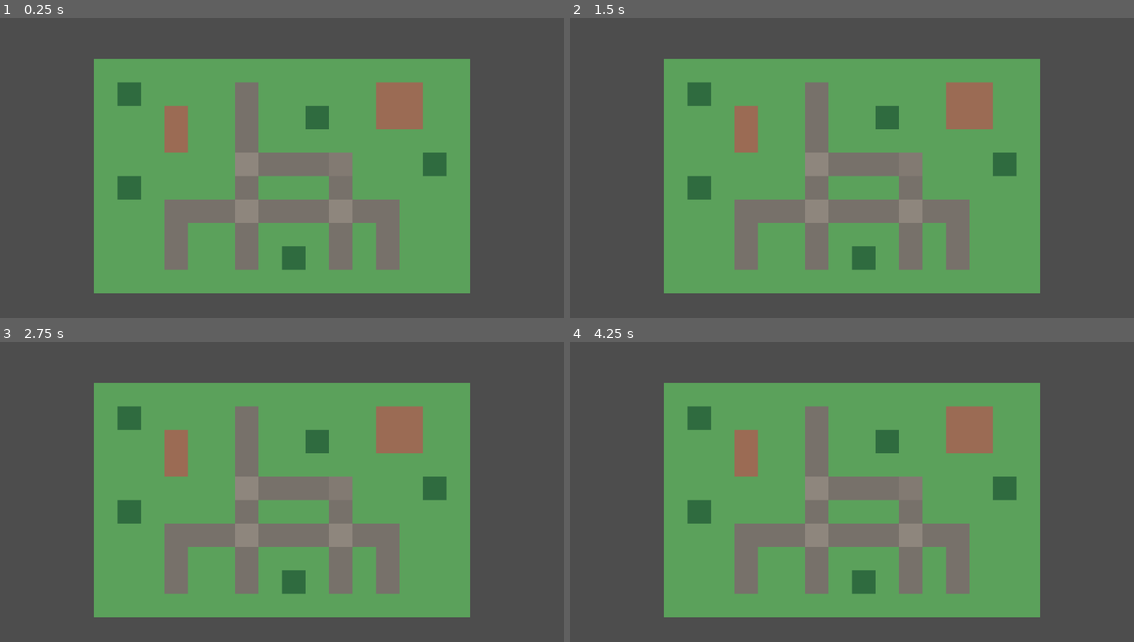
Above: before the commit, frames 1-4 (two rows, left to right).
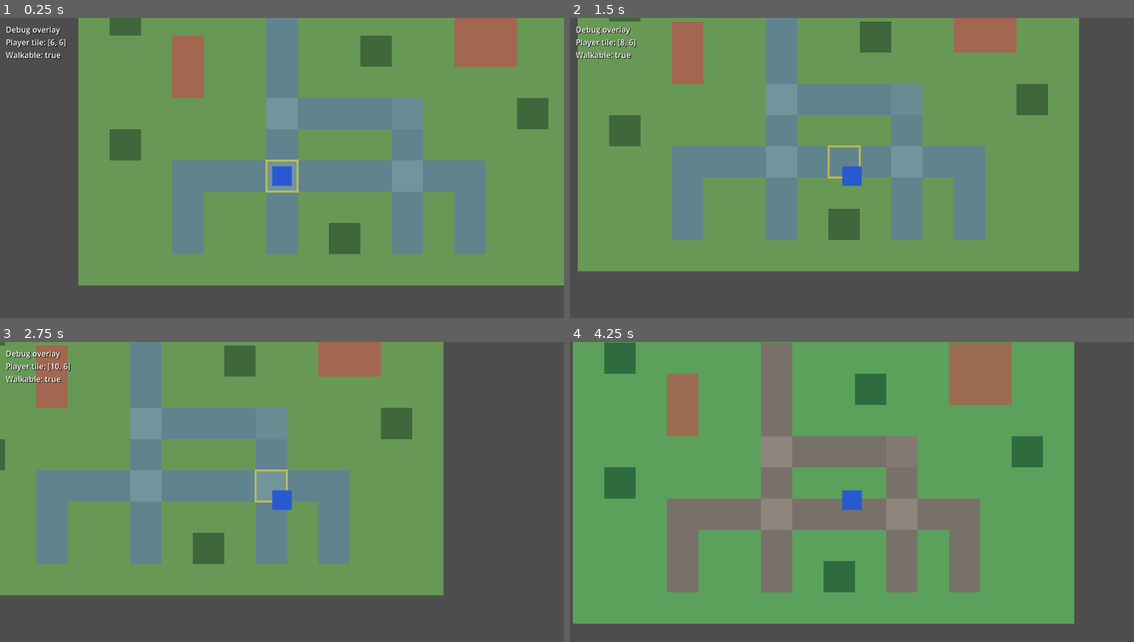
Above: after the commit, the same moments.

Repository: adunato/town-sim-godot
Game: Godot game, scene res://scenes/Main.tscn
Two runs of this game, one before a commit and one after it. Both use one fixed random seed, a clock stepped at 60 frames per second and the inputs below.
Inputs:
- Up to frame 1 (0.25 s): no input
- Up to frame 2 (1.5 s): tap Enter at 0.5 s; hold D (move_right, bound only after the commit) 0.53-1.28 s; hold S (move_down, bound only after the commit) from 1.28 s (still down)
- Up to frame 3 (2.75 s): tap Space at 2 s; release S (move_down, bound only after the commit) at 2.03 s; hold D (move_right, bound only after the commit) from 2.03 s (still down)
- Up to frame 4 (4.25 s): release D (move_right, bound only after the commit) at 2.78 s; hold W (move_up, bound only after the commit) 2.78-3.53 s; tap Enter at 3.5 s; hold A (move_left, bound only after the commit) from 3.53 s (still down); tap F3 (toggle_debug_overlay, bound only after the commit) at 4.15 s

The runs differ from the first frame. In frame 1, 53% of the frame differs, in the area x 1-100%, y 0-92%; in frame 2, 57%, in the area x 1-91%, y 0-92%; in frame 3, 52%; in frame 4, 53%.

Commit message:
feat: implement CR002 player movement and debug overlay

Diff:
--- a/project.godot
+++ b/project.godot
@@ -15,6 +15,34 @@
 config/features=PackedStringArray("4.6", "Forward Plus")
 config/icon="res://icon.svg"
 
+[input]
+
+move_up={
+"deadzone": 0.5,
+"events": [Object(InputEventKey,"resource_local_to_scene":false,"resource_name":"","device":-1,"window_id":0,"alt_pressed":false,"shift_pressed":false,"ctrl_pressed":false,"meta_pressed":false,"pressed":false,"keycode":87,"physical_keycode":0,"key_label":0,"unicode":0,"location":0,"echo":false,"script":null)
+]
+}
+move_down={
+"deadzone": 0.5,
+"events": [Object(InputEventKey,"resource_local_to_scene":false,"resource_name":"","device":-1,"window_id":0,"alt_pressed":false,"shift_pressed":false,"ctrl_pressed":false,"meta_pressed":false,"pressed":false,"keycode":83,"physical_keycode":0,"key_label":0,"unicode":0,"location":0,"echo":false,"script":null)
+]
+}
+move_left={
+"deadzone": 0.5,
+"events": [Object(InputEventKey,"resource_local_to_scene":false,"resource_name":"","device":-1,"window_id":0,"alt_pressed":false,"shift_pressed":false,"ctrl_pressed":false,"meta_pressed":false,"pressed":false,"keycode":65,"physical_keycode":0,"key_label":0,"unicode":0,"location":0,"echo":false,"script":null)
+]
+}
+move_right={
+"deadzone": 0.5,
+"events": [Object(InputEventKey,"resource_local_to_scene":false,"resource_name":"","device":-1,"window_id":0,"alt_pressed":false,"shift_pressed":false,"ctrl_pressed":false,"meta_pressed":false,"pressed":false,"keycode":68,"physical_keycode":0,"key_label":0,"unicode":0,"location":0,"echo":false,"script":null)
+]
+}
+toggle_debug_overlay={
+"deadzone": 0.5,
+"events": [Object(InputEventKey,"resource_local_to_scene":false,"resource_name":"","device":-1,"window_id":0,"alt_pressed":false,"shift_pressed":false,"ctrl_pressed":false,"meta_pressed":false,"pressed":false,"keycode":4194334,"physical_keycode":0,"key_label":0,"unicode":0,"location":0,"echo":false,"script":null)
+]
+}
+
 [physics]
 
 3d/physics_engine="Jolt Physics"
--- a/scenes/Main.tscn
+++ b/scenes/Main.tscn
@@ -1,11 +1,17 @@
-[gd_scene load_steps=2 format=3]
+[gd_scene load_steps=4 format=3]
 
 [ext_resource type="Script" path="res://scripts/map_loader.gd" id="1_map_loader"]
+[ext_resource type="Script" path="res://scripts/main.gd" id="1_main"]
+[ext_resource type="Script" path="res://scripts/debug_overlay.gd" id="2_debug_overlay"]
 
 [node name="Main" type="Node2D"]
+script = ExtResource("1_main")
 
 [node name="MapLoader" type="Node2D" parent="."]
 script = ExtResource("1_map_loader")
+
+[node name="DebugOverlay" type="Node2D" parent="."]
+script = ExtResource("2_debug_overlay")
 
 [node name="Camera2D" type="Camera2D" parent="."]
 position = Vector2(256, 160)
--- a/scenes/Player.tscn
+++ b/scenes/Player.tscn
@@ -1,9 +1,12 @@
-[gd_scene load_steps=2 format=3]
+[gd_scene load_steps=3 format=3]
+
+[ext_resource type="Script" path="res://scripts/player_controller.gd" id="1_player_controller"]
 
 [sub_resource type="RectangleShape2D" id="RectangleShape2D_player"]
 size = Vector2(20, 20)
 
 [node name="Player" type="CharacterBody2D"]
+script = ExtResource("1_player_controller")
 
 [node name="Body" type="Polygon2D" parent="."]
 color = Color(0.16, 0.35, 0.82, 1)
@@ -11,3 +14,7 @@
 
 [node name="CollisionShape2D" type="CollisionShape2D" parent="."]
 shape = SubResource("RectangleShape2D_player")
+
+[node name="Camera2D" type="Camera2D" parent="."]
+zoom = Vector2(2, 2)
+enabled = true
--- /dev/null
+++ b/scripts/debug_overlay.gd
@@ -0,0 +1,78 @@
+extends Node2D
+
+@export var walkable_color := Color(0.1, 0.75, 1.0, 0.24)
+@export var blocked_color := Color(1.0, 0.16, 0.12, 0.08)
+@export var current_tile_color := Color(1.0, 0.9, 0.15, 0.55)
+
+var map_loader: Node
+var player: CharacterBody2D
+var is_visible := true
+var canvas_layer: CanvasLayer
+var status_label: Label
+
+
+func _ready() -> void:
+	canvas_layer = CanvasLayer.new()
+	add_child(canvas_layer)
+	status_label = Label.new()
+	status_label.position = Vector2(12, 12)
+	status_label.add_theme_color_override("font_color", Color.WHITE)
+	status_label.add_theme_color_override("font_shadow_color", Color.BLACK)
+	status_label.add_theme_constant_override("shadow_offset_x", 1)
+	status_label.add_theme_constant_override("shadow_offset_y", 1)
+	canvas_layer.add_child(status_label)
+
+
+func setup(loader: Node, player_node: CharacterBody2D) -> void:
+	map_loader = loader
+	player = player_node
+	queue_redraw()
+
+
+func _process(_delta: float) -> void:
+	if Input.is_action_just_pressed("toggle_debug_overlay"):
+		is_visible = not is_visible
+		visible = is_visible
+		canvas_layer.visible = is_visible
+	if is_visible:
+		_update_status()
+		queue_redraw()
+
+
+func _draw() -> void:
+	if map_loader == null or not map_loader.is_loaded:
+		return
+
+	var map_size: Vector2i = map_loader.get_map_size()
+	var tile_size: int = map_loader.get_tile_size()
+	for y in range(map_size.y):
+		for x in range(map_size.x):
+			var tile := Vector2i(x, y)
+			var tile_color := walkable_color if map_loader.is_tile_walkable(tile) else blocked_color
+			var top_left: Vector2 = map_loader.tile_to_world(tile) - Vector2(tile_size / 2.0, tile_size / 2.0)
+			draw_rect(Rect2(to_local(top_left), Vector2(tile_size, tile_size)), tile_color, true)
+
+	if player != null:
+		var current_tile: Vector2i = map_loader.world_to_tile(player.global_position)
+		var current_top_left: Vector2 = map_loader.tile_to_world(current_tile) - Vector2(tile_size / 2.0, tile_size / 2.0)
+		draw_rect(Rect2(to_local(current_top_left), Vector2(tile_size, tile_size)), current_tile_color, false, 2.0)
+
+
+func _update_status() -> void:
+	if status_label == null:
+		return
+	if map_loader == null or not map_loader.is_loaded or player == null:
+		status_label.text = "Debug: waiting for map"
+		return
+
+	var tile: Vector2i = map_loader.world_to_tile(player.global_position)
+	var walkable: bool = map_loader.is_tile_walkable(tile)
+	var warnings: Array[String] = map_loader.get_validation_warnings()
+	var lines: Array[String] = [
+		"Debug overlay",
+		"Player tile: [%d, %d]" % [tile.x, tile.y],
+		"Walkable: %s" % str(walkable)
+	]
+	for warning in warnings:
+		lines.append("Warning: %s" % warning)
+	status_label.text = "\n".join(lines)
--- /dev/null
+++ b/scripts/main.gd
@@ -0,0 +1,24 @@
+extends Node2D
+
+const PlayerScene := preload("res://scenes/Player.tscn")
+
+@onready var map_loader: Node = $MapLoader
+@onready var debug_overlay: Node2D = $DebugOverlay
+
+var player
+
+
+func _ready() -> void:
+	if map_loader.is_loaded:
+		_spawn_player()
+	else:
+		map_loader.map_loaded.connect(_spawn_player, CONNECT_ONE_SHOT)
+
+
+func _spawn_player() -> void:
+	player = PlayerScene.instantiate()
+	player.name = "Player"
+	add_child(player)
+	player.global_position = map_loader.get_player_spawn_world()
+	player.setup(map_loader)
+	debug_overlay.setup(map_loader, player)
--- a/scripts/map_loader.gd
+++ b/scripts/map_loader.gd
@@ -10,8 +10,12 @@
 var map_data: Dictionary = {}
 var tileset_catalogue: Dictionary = {}
 var walkability_grid: Array = []
+var validation_warnings: Array[String] = []
+var is_loaded := false
 
 @onready var tiles_root := Node2D.new()
+
+signal map_loaded
 
 
 func _ready() -> void:
@@ -22,6 +26,8 @@
 
 func load_map() -> void:
 	_clear_tiles()
+	is_loaded = false
+	validation_warnings.clear()
 	tileset_catalogue = _load_json_dictionary(tileset_catalogue_path)
 	map_data = _load_json_dictionary(map_path)
 	if tileset_catalogue.is_empty() or map_data.is_empty():
@@ -30,6 +36,7 @@
 	var errors := MapValidator.validate_catalogue(tileset_catalogue)
 	errors.append_array(MapValidator.validate_map(map_data, tileset_catalogue))
 	if not errors.is_empty():
+		validation_warnings.assign(errors)
 		for error in errors:
 			push_error(error)
 		return
@@ -37,6 +44,8 @@
 	tile_size = int(tileset_catalogue["tile_size"])
 	_build_walkability_grid()
 	_render_fallback_map()
+	is_loaded = true
+	map_loaded.emit()
 
 
 func is_tile_walkable(tile_pos: Vector2i) -> bool:
@@ -57,8 +66,23 @@
 
 
 func get_player_spawn_world() -> Vector2:
-	var spawn := Vector2i(int(map_data["player_spawn"][0]), int(map_data["player_spawn"][1]))
-	return tile_to_world(spawn)
+	return tile_to_world(get_player_spawn_tile())
+
+
+func get_player_spawn_tile() -> Vector2i:
+	return Vector2i(int(map_data["player_spawn"][0]), int(map_data["player_spawn"][1]))
+
+
+func get_map_size() -> Vector2i:
+	return Vector2i(int(map_data.get("width", 0)), int(map_data.get("height", 0)))
+
+
+func get_tile_size() -> int:
+	return tile_size
+
+
+func get_validation_warnings() -> Array[String]:
+	return validation_warnings.duplicate()
 
 
 func _load_json_dictionary(path: String) -> Dictionary:
--- /dev/null
+++ b/scripts/player_controller.gd
@@ -0,0 +1,48 @@
+extends CharacterBody2D
+
+@export var speed := 96.0
+
+var map_loader: Node
+var last_move_direction := Vector2.DOWN
+
+
+func _ready() -> void:
+	$Camera2D.make_current()
+
+
+func setup(loader: Node) -> void:
+	map_loader = loader
+
+
+func _physics_process(delta: float) -> void:
+	if map_loader == null or not map_loader.is_loaded:
+		return
+
+	var direction := _get_input_direction()
+	if direction == Vector2.ZERO:
+		velocity = Vector2.ZERO
+		return
+
+	last_move_direction = direction
+	var proposed_position := global_position + direction * speed * delta
+	var proposed_tile: Vector2i = map_loader.world_to_tile(proposed_position)
+	if map_loader.is_tile_walkable(proposed_tile):
+		global_position = proposed_position
+		velocity = direction * speed
+	else:
+		velocity = Vector2.ZERO
+
+
+func get_current_tile() -> Vector2i:
+	if map_loader == null:
+		return Vector2i(-1, -1)
+	return map_loader.world_to_tile(global_position)
+
+
+func _get_input_direction() -> Vector2:
+	var direction := Input.get_vector("move_left", "move_right", "move_up", "move_down")
+	if direction.x != 0.0:
+		return Vector2(signf(direction.x), 0.0)
+	if direction.y != 0.0:
+		return Vector2(0.0, signf(direction.y))
+	return Vector2.ZERO
